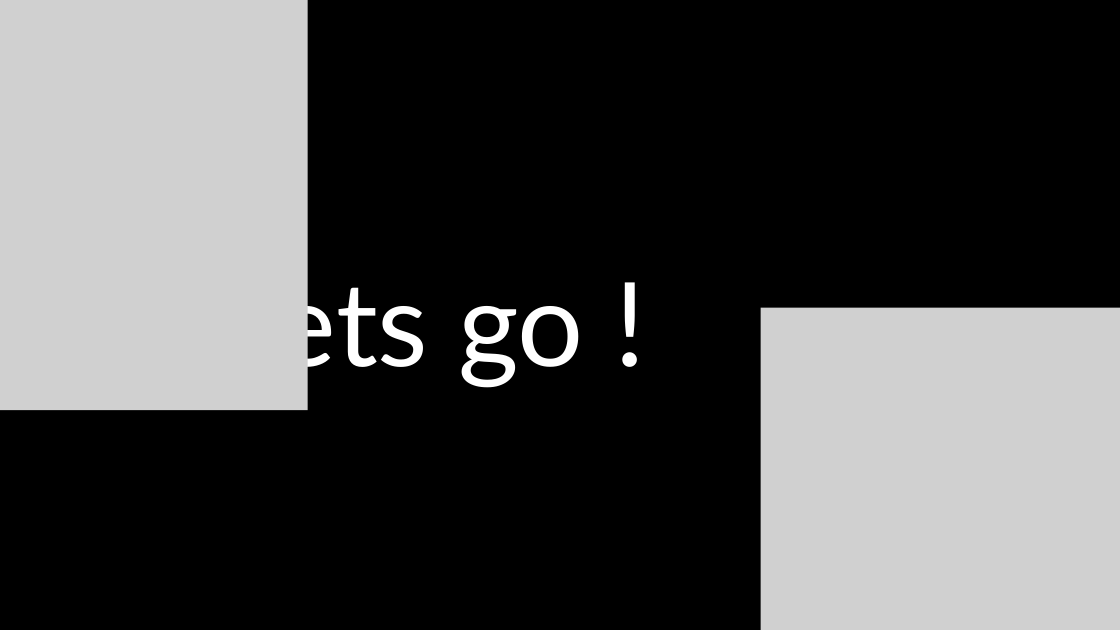
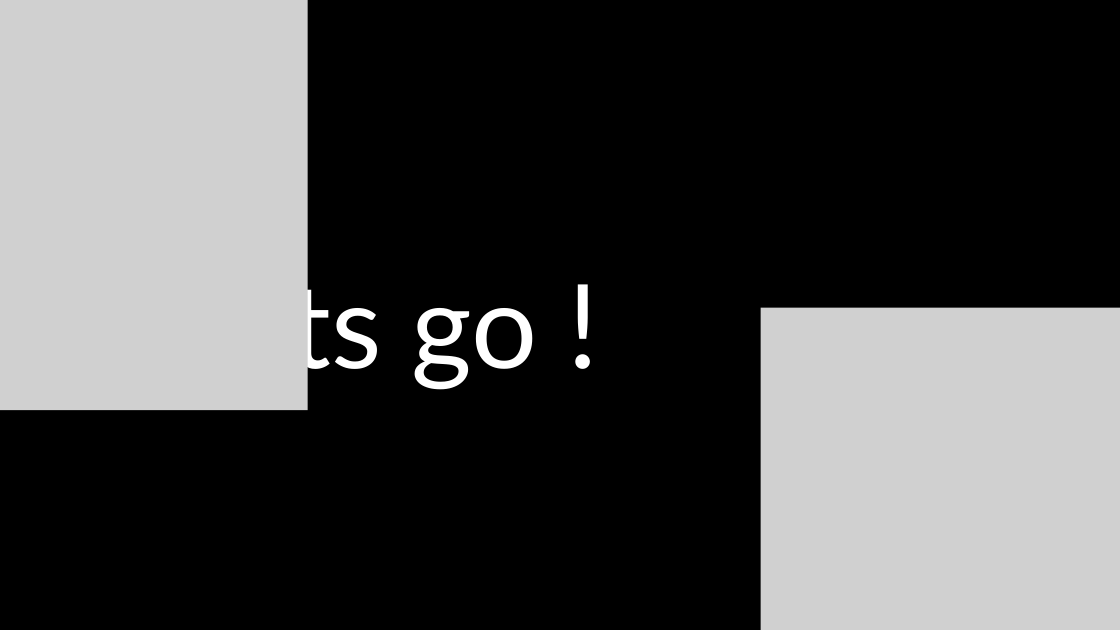
Before and after one commit to codingburgas/sprint-math-games-9th-grade-digitronix, a slide deck: slide 16 of Documents/Digitronix Presentation.pptx. Drawn at 1120x630 pixels with LibreOffice and Linux fonts; fonts in the diff are those of the drawing; grey boxes stand for pictures. Boxes give left, top, right and bottom in pixels: in the first picture for what was removed or moved away, otherwise in the second. Text is boxed around its words. In the diff, an @@ line names an element or a change of style, - is before the commit and + after.

```diff
--- a/Documents/Digitronix Presentation.pptx
+++ b/Documents/Digitronix Presentation.pptx
@@ text "Lets go !" moved from (x1=219, y1=266, x2=584, y2=388) to (x1=173, y1=267, x2=538, y2=389) @@
```
Also in this commit, not shown: 4 other slides changed.
